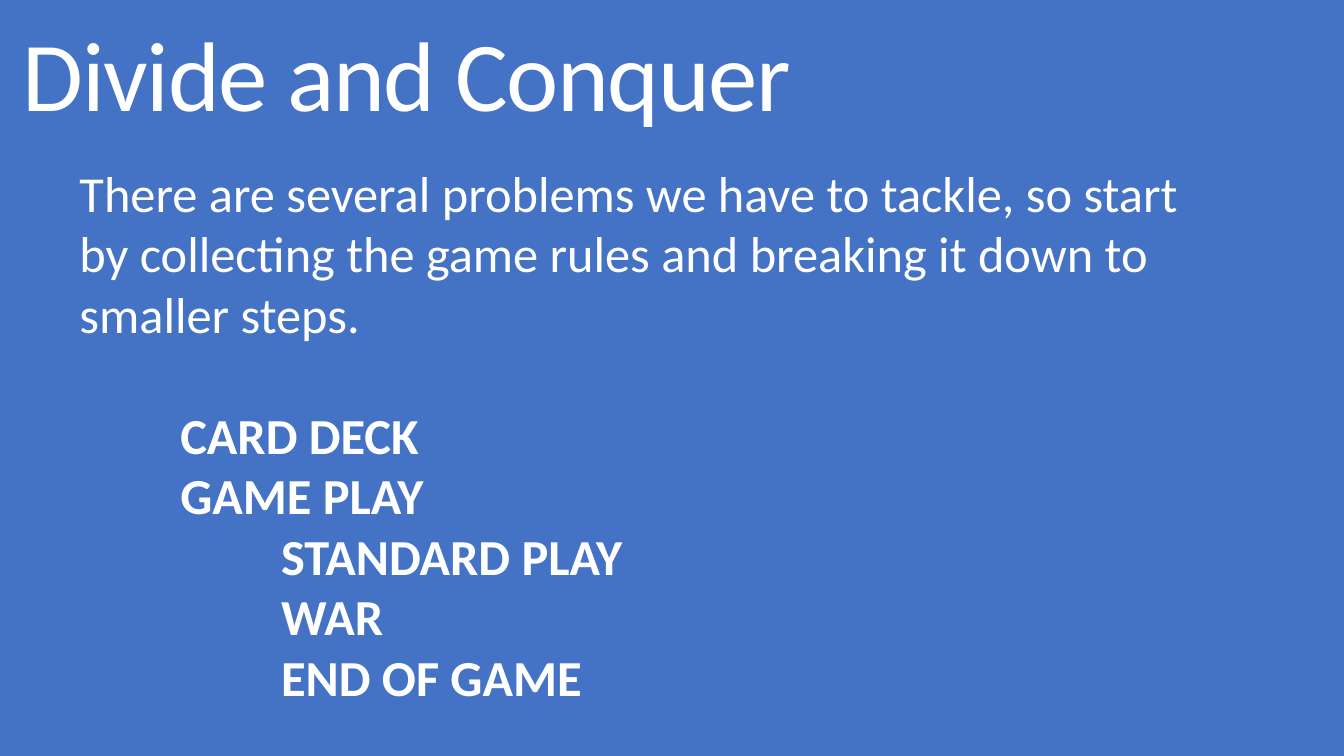
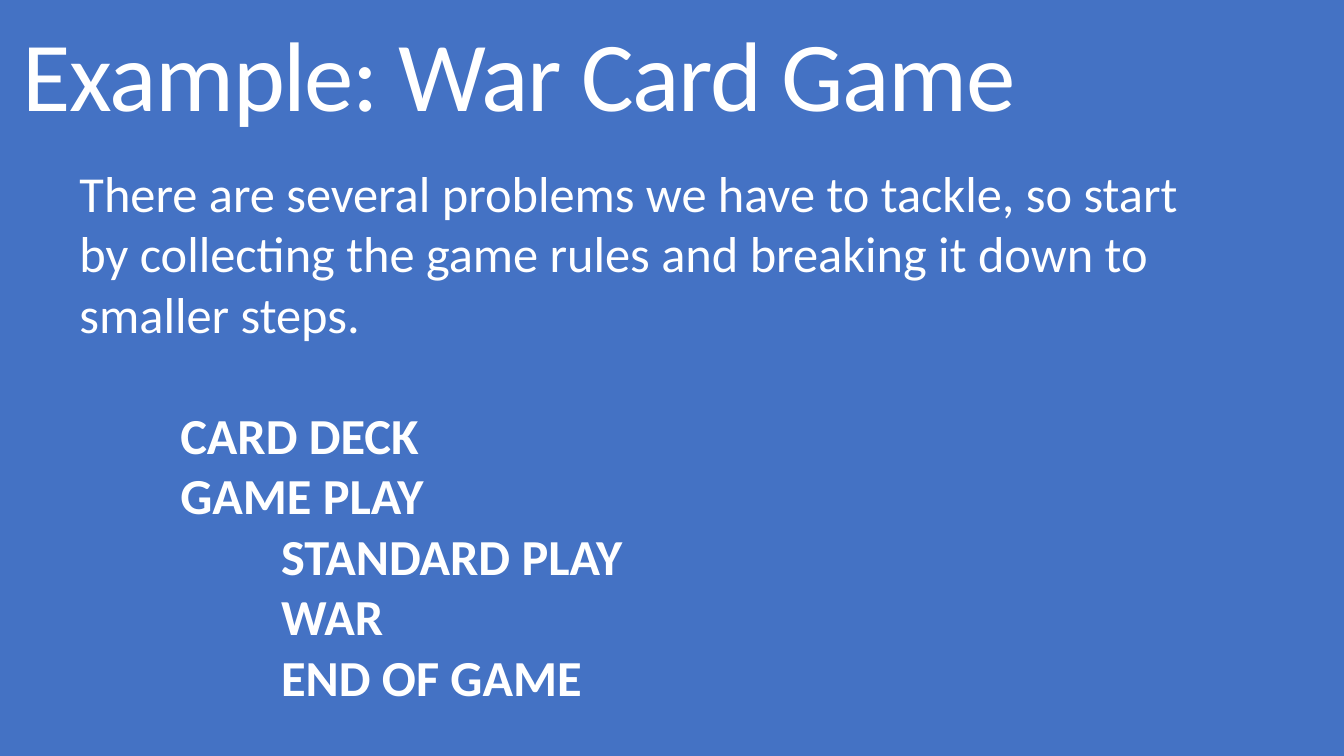
Before and after one commit to grecoe/teals, a slide deck: slide 5 of 5_presentations/DivideAndConquer.pptx (slide 4 before the commit). Drawn at 1344x756 pixels with LibreOffice and Linux fonts; fonts in the diff are those of the drawing. Boxes give left, top, right and bottom in pixels: in the first picture for what was removed or moved away, otherwise in the second. Text is boxed around its words. In the diff, an @@ line names an element or a change of style, - is before the commit and + after.

```diff
--- a/5_presentations/DivideAndConquer.pptx
+++ b/5_presentations/DivideAndConquer.pptx
@@ title at (23, 42, 1016, 127): text changed @@
-Divide and Conquer
+Example: War Card Game
```
Also in this commit, not shown: 3 other slides changed, 1 slide added, 2 slides removed.
